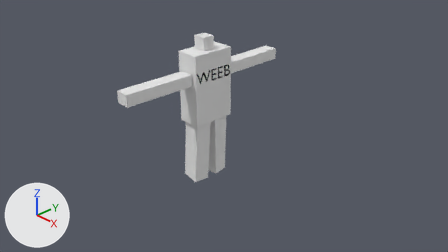
Two versions of the Blender file Assets/WeebBot.blend, one commit apart.
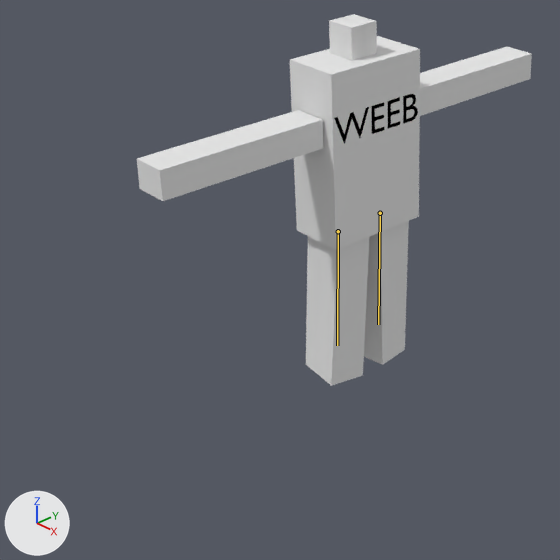
There are two pictures of each version: one from the file's camera 'Camera', one close up on the part from 14% to 64% of the width and 11% to 100% of the height. Every picture has the same lights, and +X, +Y and +Z are marked at lower left. Both versions are drawn at the pose saved in each file; the numbers are the values there. The bones that change are drawn over the model as lines in the close-ups.

Objects in the first close-up: 'Cube', 'Text'.
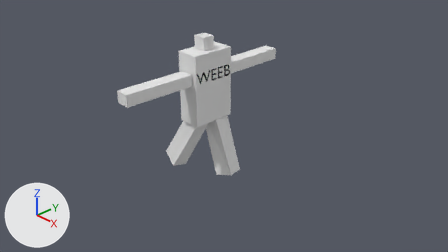
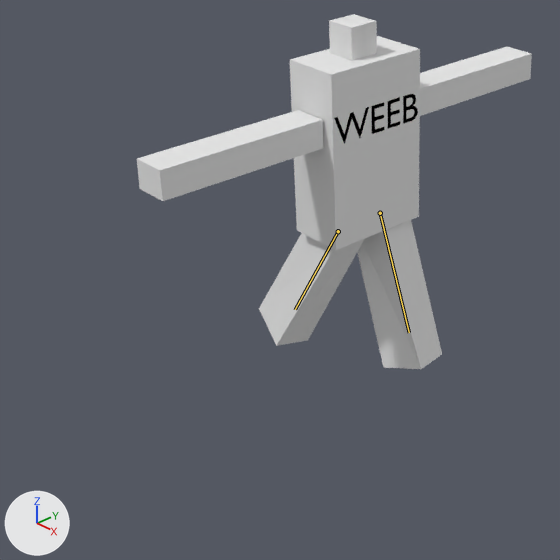
Boxes (x1, y1, x2, y2) around the edits, measured in the close-ups (560 x 560 px):
'Cube', posed
    before: (137, 14, 532, 386)
    after: (137, 14, 532, 369)
bone 'Leg R', root to tip
    before: (338, 231) to (337, 345)
    after: (338, 231) to (295, 309)
bone 'Leg L', root to tip
    before: (380, 213) to (378, 324)
    after: (380, 213) to (409, 332)

Edits to the bpy script that builds the scene:
```text
Change bone_leg_r:
    where bone_leg_r = bpy.data.objects['Armature'].pose.bones['Leg R']  # child of 'Kneecap R'
    bone_leg_r.rotation_quaternion: (0.998, 0.006, 0.064, 0.027) -> (0.959, 0.257, 0.095, 0.07)  # degrees (1, 7, 3) -> degrees (31, 8, 11)
Change bone_leg_l:
    where bone_leg_l = bpy.data.objects['Armature'].pose.bones['Leg L']  # child of 'Kneecap L'
    bone_leg_l.rotation_quaternion: (0.996, 0.013, -0.085, 0.005) -> (0.983, -0.151, -0.105, 0.014)  # degrees (1, -10, 0) -> degrees (-18, -12, 3)
```
